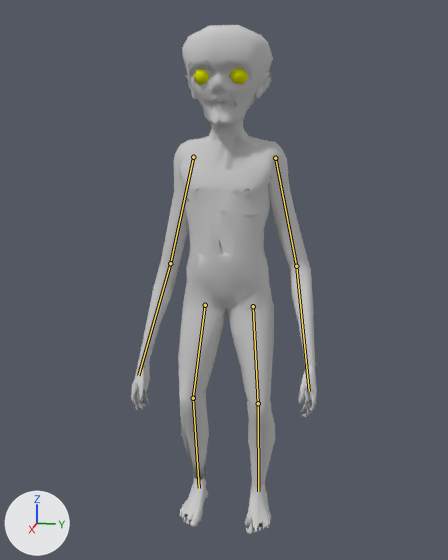
Before and after pictures for a commit that changed the Blender file data/creatures/alien/alien.blend.
Camera for both pictures: a 50 mm lens placed at (1.436, 0.277, 0.997), pointed at (0.072, 0.004, 0.657). The lights are fixed; the arrows at lower left show +X, +Y and +Z. Both versions are drawn at the pose saved in each file; the numbers are the values there. The bones that bend it are drawn over the model as lines.

The first picture shows 'Body'.
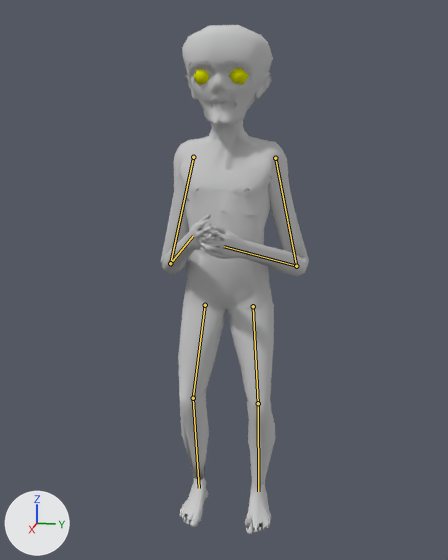
Pixel boxes [x1, y1, x2, y2] of what changed, in the pictures (448 x 560 px):
'Body', posed (20% narrower): before [131, 25, 317, 534]; after [161, 25, 309, 534]
bone 'LoArm.L', root to tip: before (296, 266) to (309, 391); after (296, 266) to (224, 246)
bone 'LoArm.R', root to tip: before (170, 263) to (138, 375); after (170, 263) to (193, 236)

What changed in the scene script:
```text
Change bone_loarm_l:
    where bone_loarm_l = bpy.data.objects['Armature'].pose.bones['LoArm.L']  # child of 'UpArm.L'
    bone_loarm_l.rotation_quaternion: (1.0, 0.0, 0.0, 0.0) -> (0.781, -0.366, -0.001, 0.506)  # degrees (0, 0, 0) -> degrees (-38, 22, 58)
Change bone_loarm_r:
    where bone_loarm_r = bpy.data.objects['Armature'].pose.bones['LoArm.R']  # child of 'UpArm.R'
    bone_loarm_r.rotation_quaternion: (1.0, 0.0, 0.0, 0.0) -> (0.635, -0.004, 0.014, -0.772)  # degrees (0, 0, 0) -> degrees (-2, 1, -101)
```
